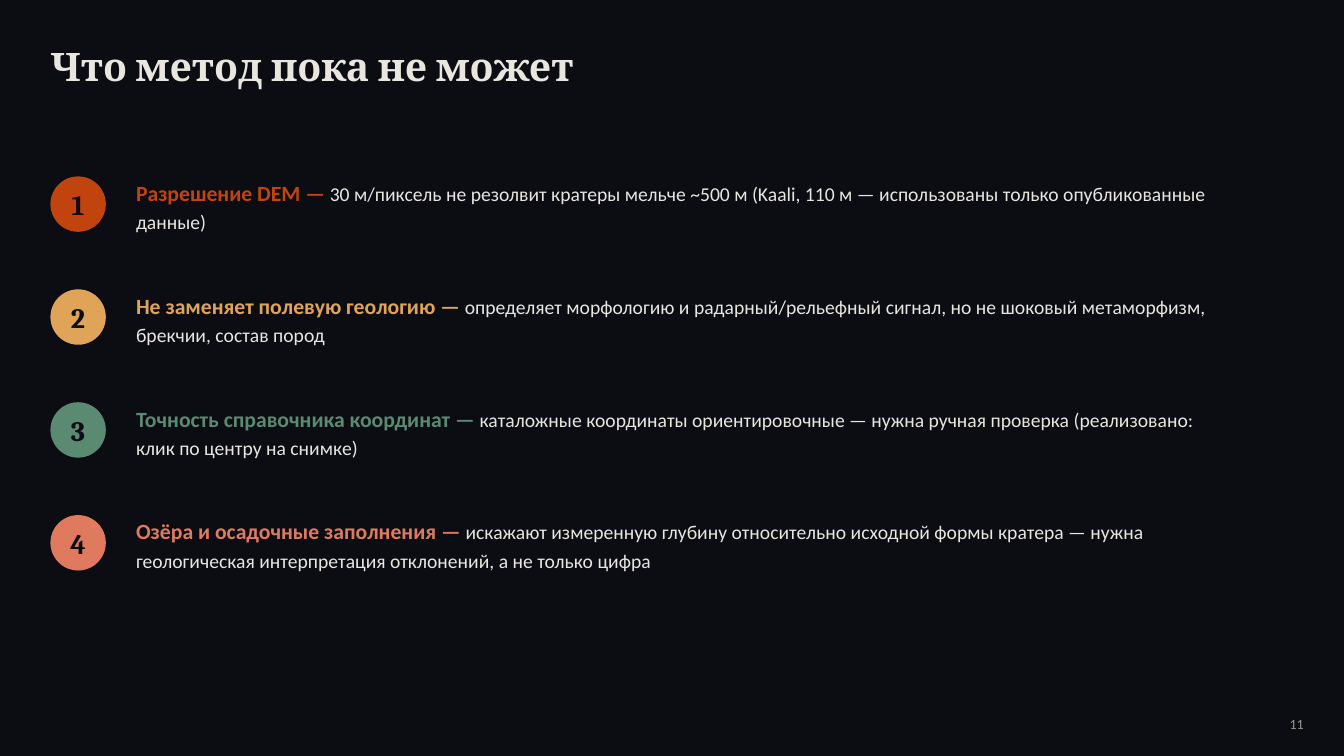
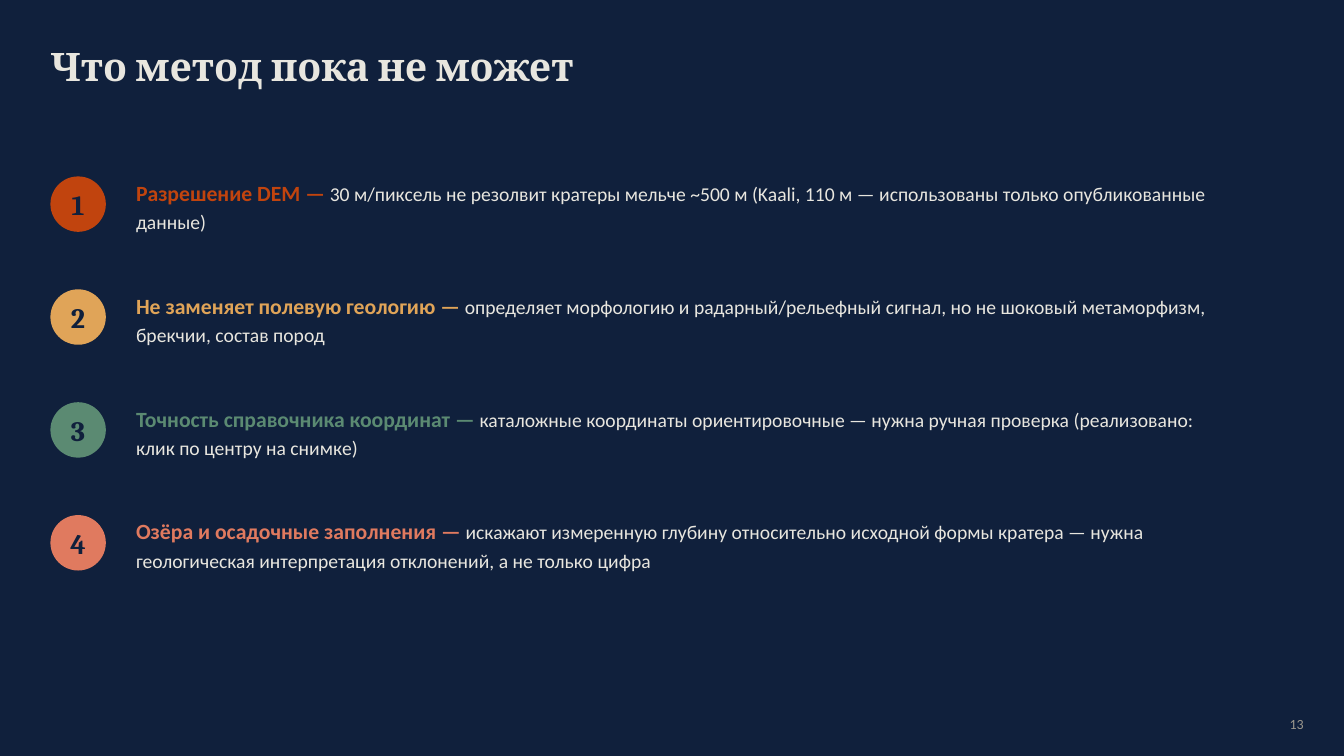
Before and after one commit to oterma19/craters-remote, a slide deck: slide 13 of crater_presentation.pptx (slide 11 before the commit). Drawn at 1344x756 pixels with LibreOffice and Linux fonts; fonts in the diff are those of the drawing. Boxes give left, top, right and bottom in pixels: in the first picture for what was removed or moved away, otherwise in the second. Text is boxed around its words. In the diff, an @@ line names an element or a change of style, - is before the commit and + after.

```diff
--- a/crater_presentation.pptx
+++ b/crater_presentation.pptx
@@ background #0B0D13 to #10203C @@
@@ text colour #0B0D13 to #10203C in 4 elements at [50,176,106,232], [50,289,106,345], [50,402,106,458], [50,515,106,571] @@
@@ text at [1290,720,1304,729]: text changed @@
-11
+13
```
Also in this commit, not shown: 12 other slides changed, 2 slides added, 11 other files.
